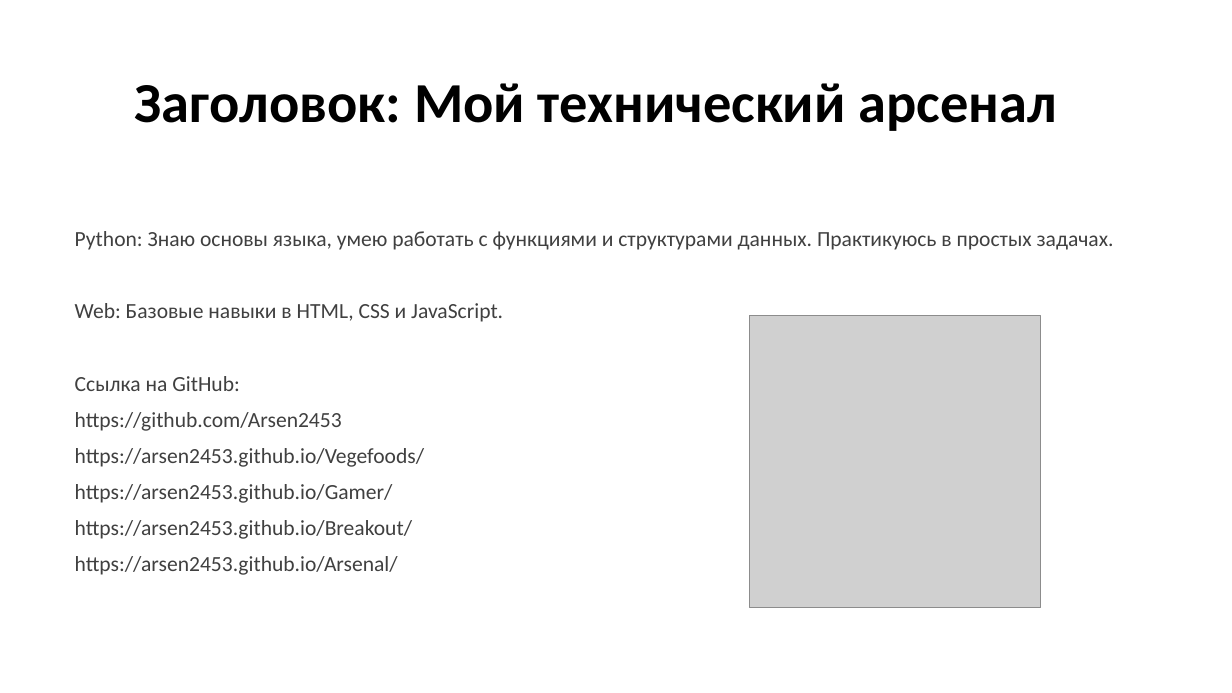
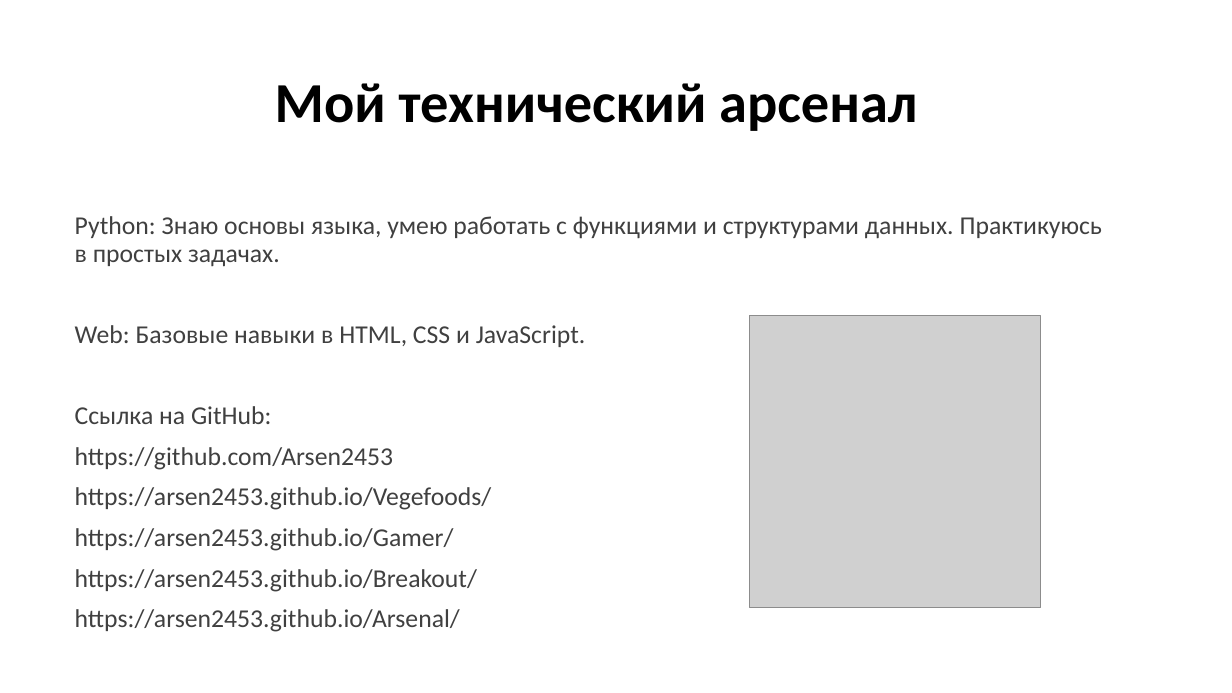
Before and after one commit to Arsen2453/Data-Science, a slide deck: slide 2 of HW1_Trajectory_Almazov_Arsen.pptx. Drawn at 1232x693 pixels with LibreOffice and Linux fonts; fonts in the diff are those of the drawing; grey boxes stand for pictures. Boxes give left, top, right and bottom in pixels: in the first picture for what was removed or moved away, otherwise in the second. Text is boxed around its words. In the diff, an @@ line names an element or a change of style, - is before the commit and + after.

```diff
--- a/HW1_Trajectory_Almazov_Arsen.pptx
+++ b/HW1_Trajectory_Almazov_Arsen.pptx
@@ title at (x1=275, y1=83, x2=917, y2=131): text changed @@
-Заголовок: Мой технический арсенал
+Мой технический арсенал
@@ text "Python: Знаю основы языка, умею ..." at (x1=75, y1=216, x2=1103, y2=632): size 16.8 to 20 pt @@
```
Also in this commit, not shown: 1 other slide changed, 3 slides added, 1 slide removed.
